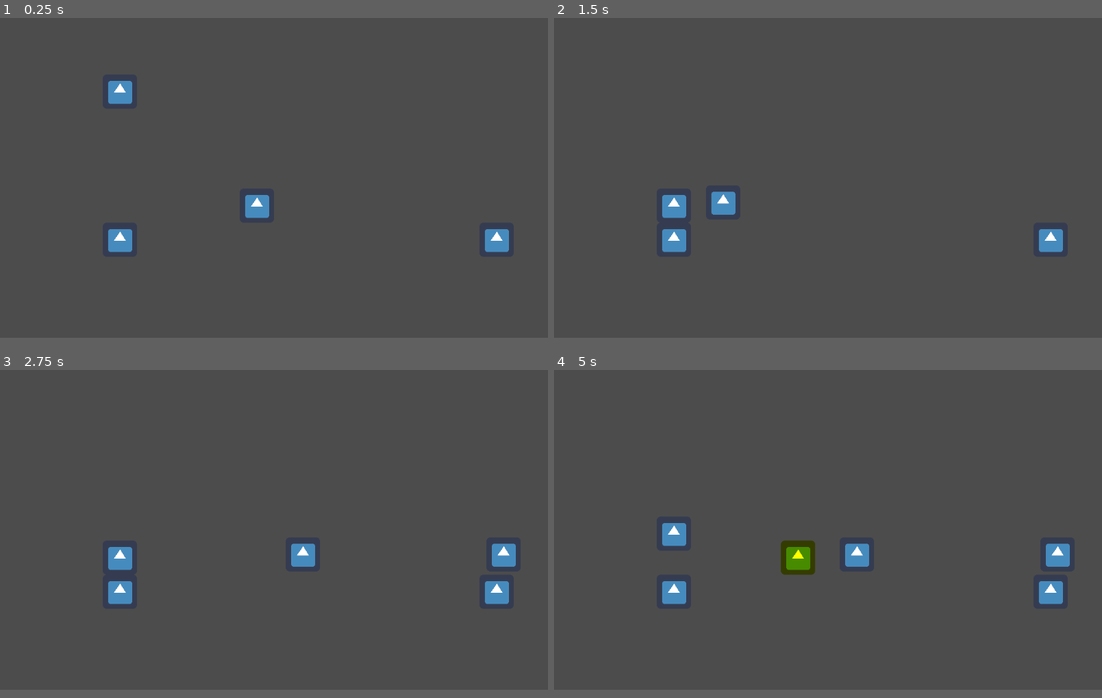
Above: before the commit, frames 1-4 (two rows, left to right).
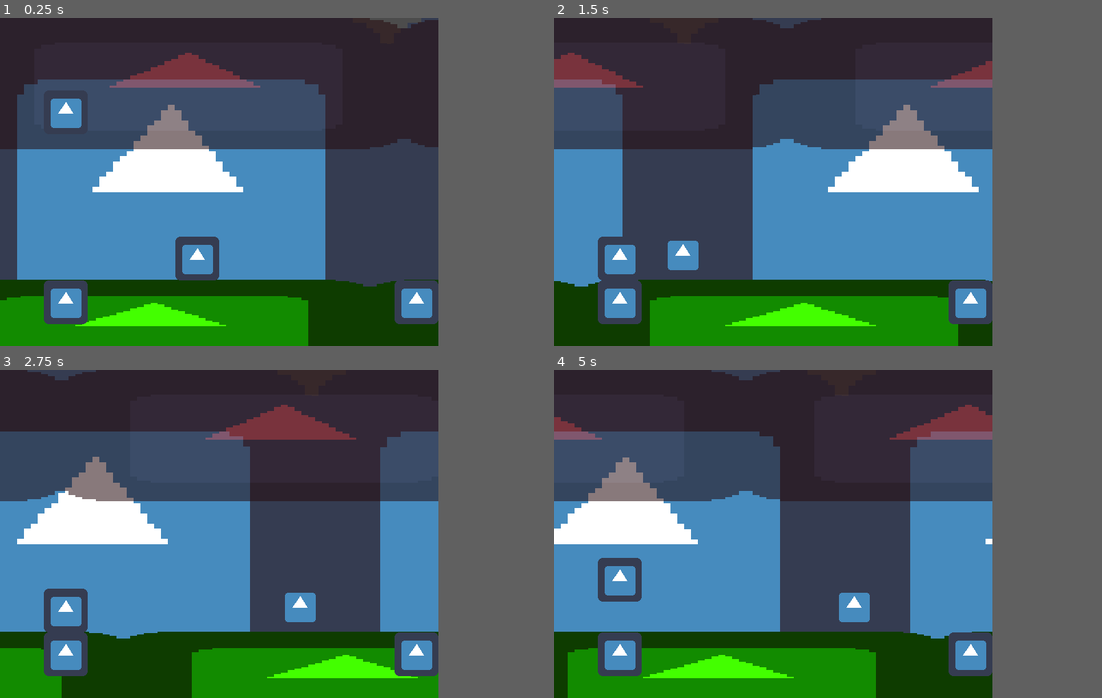
Above: after the commit, the same moments.

Repository: Gravedigger7789/spider-scramble
Game: Godot game, scene res://src/Levels/Sandbox1.tscn
Same seed, same stepped clock (60 frames per second), same inputs: the game is played once before the commit and once after it. This scene is started directly instead of the project's main scene. The engine's default icon, where the game draws it, is replaced by a stand-in: a white triangle on a blue panel in a dark square.
Inputs:
- Up to frame 1 (0.25 s): no input
- Up to frame 2 (1.5 s): tap Z (attack) at 0.6, 1.35 s; tap Up (jump) at 0.77 s
- Up to frame 3 (2.75 s): tap Up (jump) at 1.52 s; tap Z (attack) at 2.1 s
- Up to frame 4 (5 s): tap Z (attack) at 2.85, 3.6, 4.35 s; tap Up (jump) at 3.02, 3.77, 4.52 s
In our replay, the window is 800x468 before the commit and 640x480 after it. These sizes can differ from the game's own. Grey fills any space a smaller window leaves; there, only what the larger window draws over its background counts as a difference.

The runs differ from the first frame. In frame 1, 63% of the frame differs, in the area x 0-93%, y 0-100%; in frame 2, 64%; in frame 3, 62%; in frame 4, 64%.

Commit message:
Working on parallax background

Diff:
--- a/project.godot
+++ b/project.godot
@@ -44,6 +44,8 @@
 
 [display]
 
+window/size/width=640
+window/size/height=480
 window/dpi/allow_hidpi=true
 window/stretch/mode="viewport"
 window/stretch/aspect="keep"
--- a/src/Levels/Sandbox1.tscn
+++ b/src/Levels/Sandbox1.tscn
@@ -1,19 +1,22 @@
-[gd_scene load_steps=5 format=2]
+[gd_scene load_steps=6 format=2]
 
 [ext_resource path="res://icon.png" type="Texture" id=1]
 [ext_resource path="res://src/Actors/Player.tscn" type="PackedScene" id=2]
 [ext_resource path="res://src/Objects/ObstacleSpawner.tscn" type="PackedScene" id=3]
+[ext_resource path="res://src/Levels/ScrollingParallaxBackground.tscn" type="PackedScene" id=4]
 
 [sub_resource type="RectangleShape2D" id=1]
 extents = Vector2( 32, 32 )
 
 [node name="Sandbox1" type="Node2D"]
 
+[node name="ScrollingParallaxBackground" parent="." instance=ExtResource( 4 )]
+
 [node name="KinematicBody2D" parent="." instance=ExtResource( 2 )]
-position = Vector2( 224, 96 )
+position = Vector2( 96, 96 )
 
 [node name="Floor" type="StaticBody2D" parent="."]
-position = Vector2( 223.547, 416 )
+position = Vector2( 96, 416 )
 collision_layer = 4
 
 [node name="icon" type="Sprite" parent="Floor"]
@@ -29,7 +32,7 @@
 }
 
 [node name="Floor2" type="StaticBody2D" parent="."]
-position = Vector2( 928, 416 )
+position = Vector2( 608, 416 )
 collision_layer = 4
 
 [node name="icon" type="Sprite" parent="Floor2"]
@@ -45,7 +48,7 @@
 }
 
 [node name="Enemy" type="StaticBody2D" parent="."]
-position = Vector2( 480, 352 )
+position = Vector2( 288, 352 )
 collision_layer = 2
 
 [node name="icon" type="Sprite" parent="Enemy"]
@@ -61,4 +64,4 @@
 }
 
 [node name="ObstacleSpawner" parent="." instance=ExtResource( 3 )]
-position = Vector2( 928, 352 )
+position = Vector2( 608, 352 )
--- /dev/null
+++ b/src/Levels/ScrollingParallaxBackground.gd
@@ -0,0 +1,9 @@
+extends ParallaxBackground
+
+
+export var velocity: Vector2 = Vector2( -400, 0 );
+
+
+func _process(delta: float) -> void:
+	var offset: Vector2 = get_scroll_offset() + velocity * delta
+	set_scroll_offset(offset)
--- /dev/null
+++ b/src/Levels/ScrollingParallaxBackground.tscn
@@ -0,0 +1,37 @@
+[gd_scene load_steps=3 format=2]
+
+[ext_resource path="res://icon.png" type="Texture" id=1]
+[ext_resource path="res://src/Levels/ScrollingParallaxBackground.gd" type="Script" id=2]
+
+[node name="ScrollingParallaxBackground" type="ParallaxBackground"]
+scroll_limit_end = Vector2( 0, 480 )
+script = ExtResource( 2 )
+
+[node name="ParallaxLayer" type="ParallaxLayer" parent="."]
+motion_scale = Vector2( 0.75, 0.75 )
+motion_mirroring = Vector2( 640, 0 )
+
+[node name="Sprite" type="Sprite" parent="ParallaxLayer"]
+scale = Vector2( 10, 7.5 )
+texture = ExtResource( 1 )
+centered = false
+
+[node name="ParallaxLayer3" type="ParallaxLayer" parent="."]
+motion_scale = Vector2( 0.5, 0.5 )
+motion_mirroring = Vector2( 640, 0 )
+
+[node name="Sprite" type="Sprite" parent="ParallaxLayer3"]
+modulate = Color( 0.694118, 0.172549, 0.172549, 0.545098 )
+scale = Vector2( 10, 3 )
+texture = ExtResource( 1 )
+centered = false
+
+[node name="Ground" type="ParallaxLayer" parent="."]
+motion_mirroring = Vector2( 640, 0 )
+
+[node name="Sprite" type="Sprite" parent="Ground"]
+modulate = Color( 0.266667, 1, 0, 1 )
+position = Vector2( 0, 383 )
+scale = Vector2( 10, 2 )
+texture = ExtResource( 1 )
+centered = false
Not shown, changed: .gitignore
